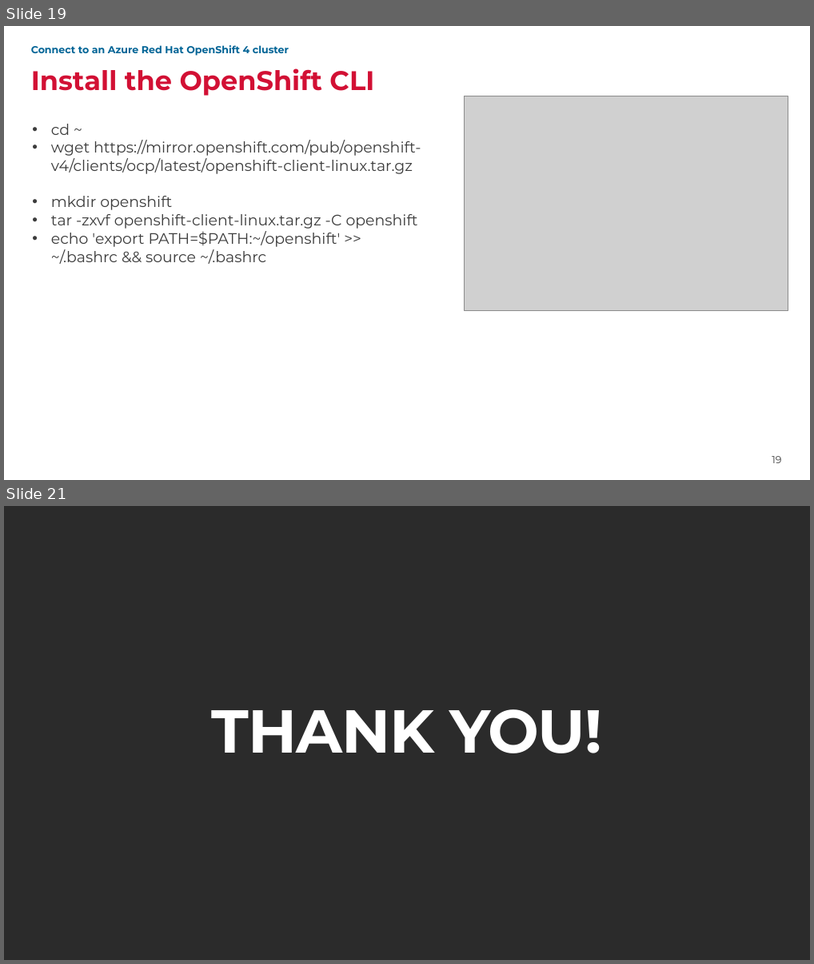
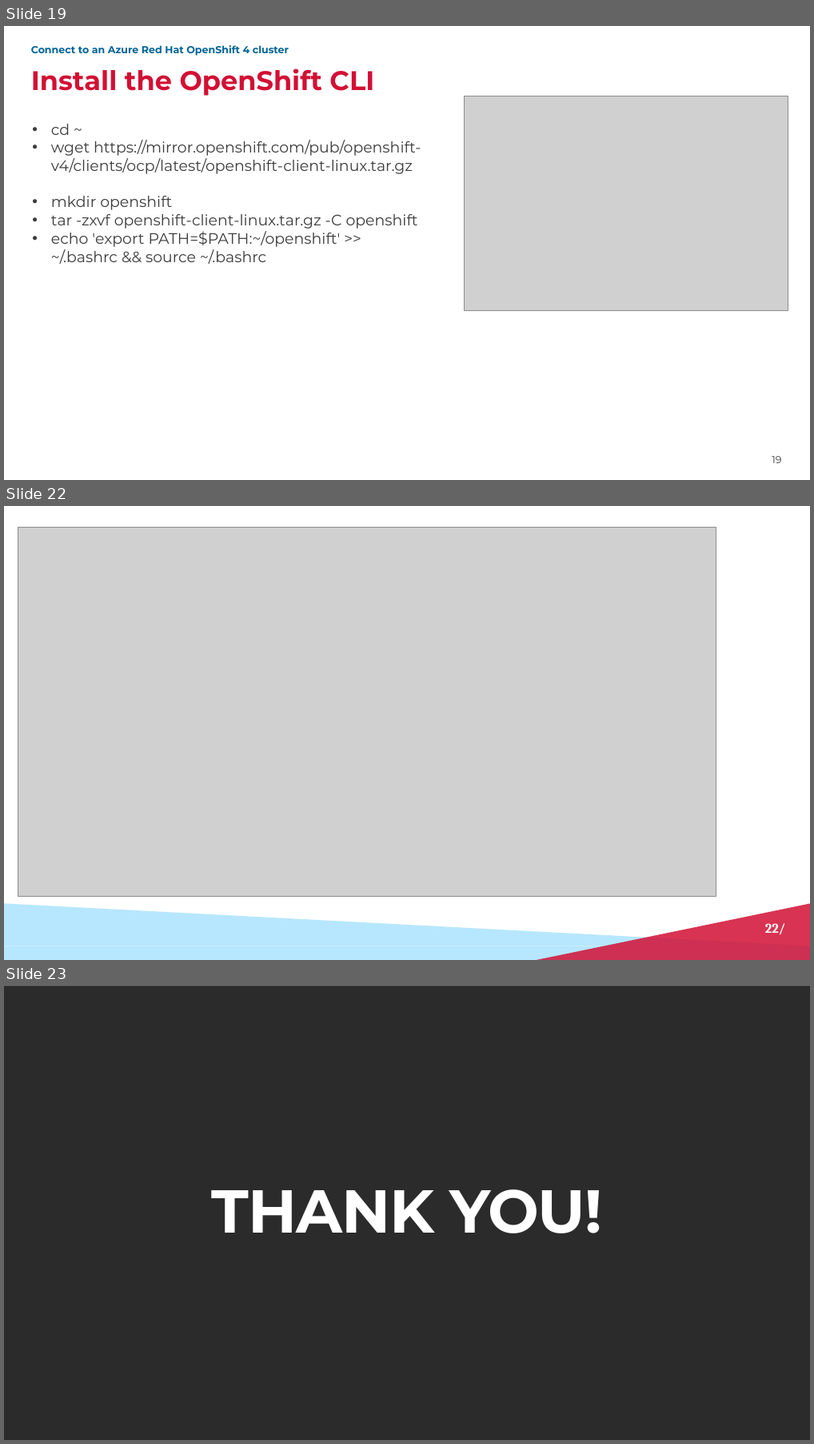
Before and after one commit to AltugYildirim/aroworkshop, a slide deck: SoftwareONE-OCP4-Workshop-Approach.pptx. Shown one above the other, each under a label of ours: slides 19 and 21 before the commit, slides 19, 22 and 23 after it; the slides between them are not shown. The pictures are 814x964 and 814x1444 pixels, drawn with LibreOffice and Linux fonts; fonts in the diff are those of the drawing; grey boxes stand for pictures; background and template pictures are left out; a plain dark background stands for a picture behind light text. Boxes give left, top, right and bottom in pixels: in the first picture for what was removed or moved away, otherwise in the second. Text is boxed around its words. In the diff, an @@ line names an element or a change of style, - is before the commit and + after.

```diff
--- a/SoftwareONE-OCP4-Workshop-Approach.pptx
+++ b/SoftwareONE-OCP4-Workshop-Approach.pptx
@@ slide 22 added at (4,506,810,960), background #FFFFFF @@
@@ picture added at (18,527,717,896) @@
@@ right triangle added at (4,904,810,946), fill #B7E7FF @@
@@ right triangle added at (531,904,810,960), fill #D21034 at 85% opacity @@
@@ page number added at (766,923,786,934), 16 pt, text #FFFFFF, bold @@
+22/
@@ rectangle added at (4,946,810,960), fill #B7E7FF @@
@@ what was slide 21 is now slide 23 @@
```
Also in this commit, not shown: 2 slides changed, 1 other slide added.
